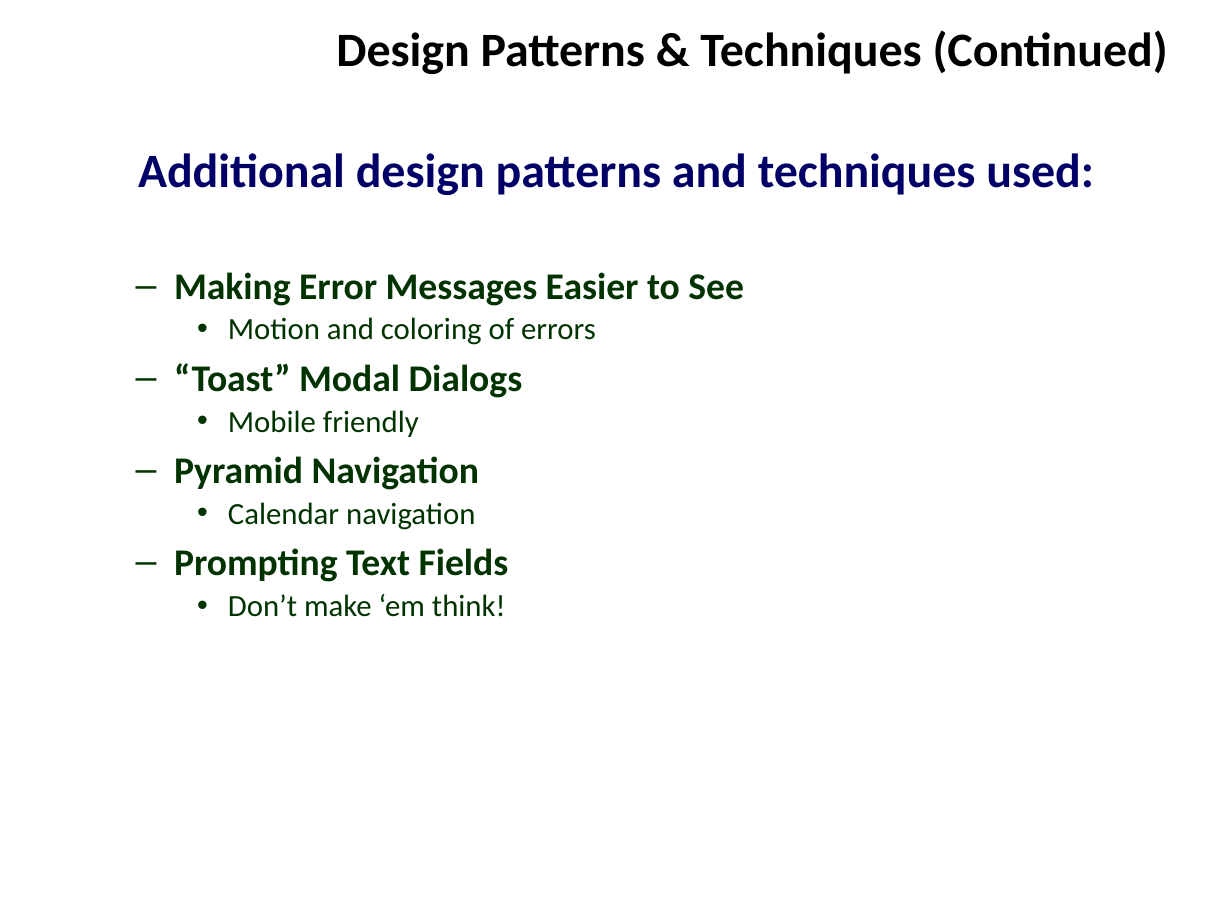
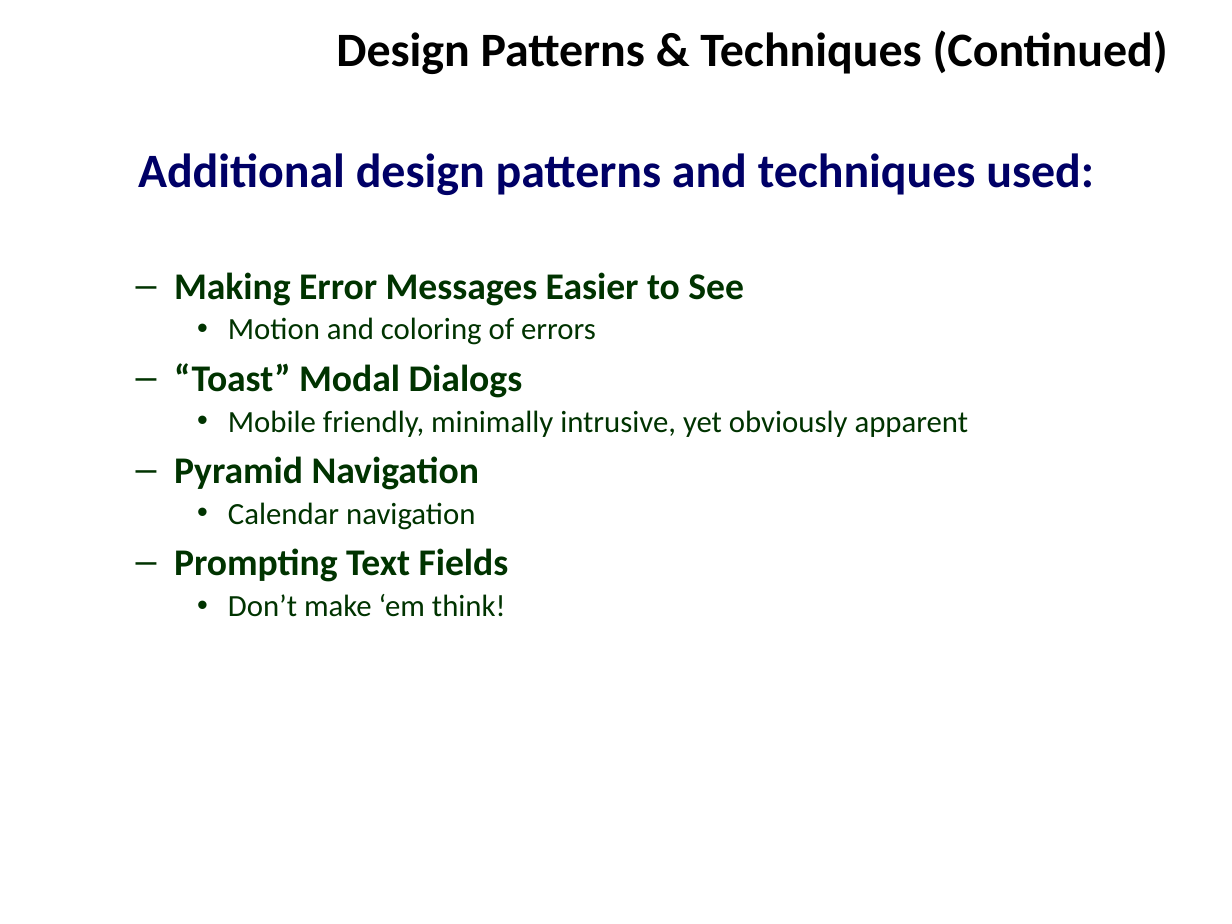
Before and after one commit to ZaydH/CS235, a slide deck: slide 5 of Assignment #4 - iOS Prototype/CS235 - Assignment #4 - Mobile Prototype.pptx. Drawn at 1232x924 pixels with LibreOffice and Linux fonts; fonts in the diff are those of the drawing; background and template pictures are left out. Boxes give left, top, right and bottom in pixels: in the first picture for what was removed or moved away, otherwise in the second. Text is boxed around its words. In the diff, an @@ line names an element or a change of style, - is before the commit and + after.

Commit message:
Finalizing mobile presentation for CS235

```diff
--- a/Assignment #4 - iOS Prototype/CS235 - Assignment #4 - Mobile Prototype.pptx
+++ b/Assignment #4 - iOS Prototype/CS235 - Assignment #4 - Mobile Prototype.pptx
@@ text at (x1=228, y1=410, x2=969, y2=437): text changed @@
-    • Mobile friendly
+    • Mobile friendly, minimally intrusive, yet obviously apparent
```
Also in this commit, not shown: 3 other slides changed.
